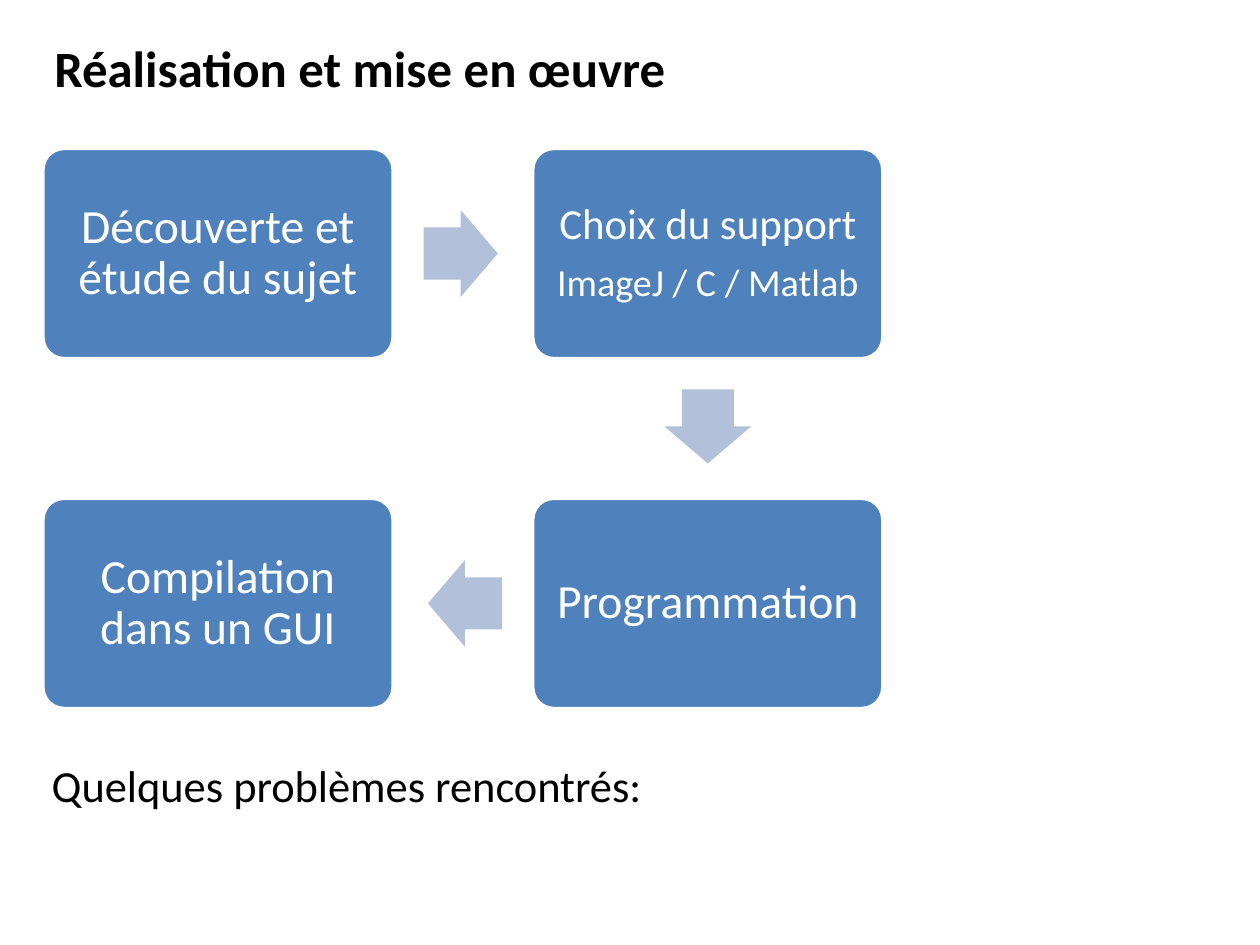
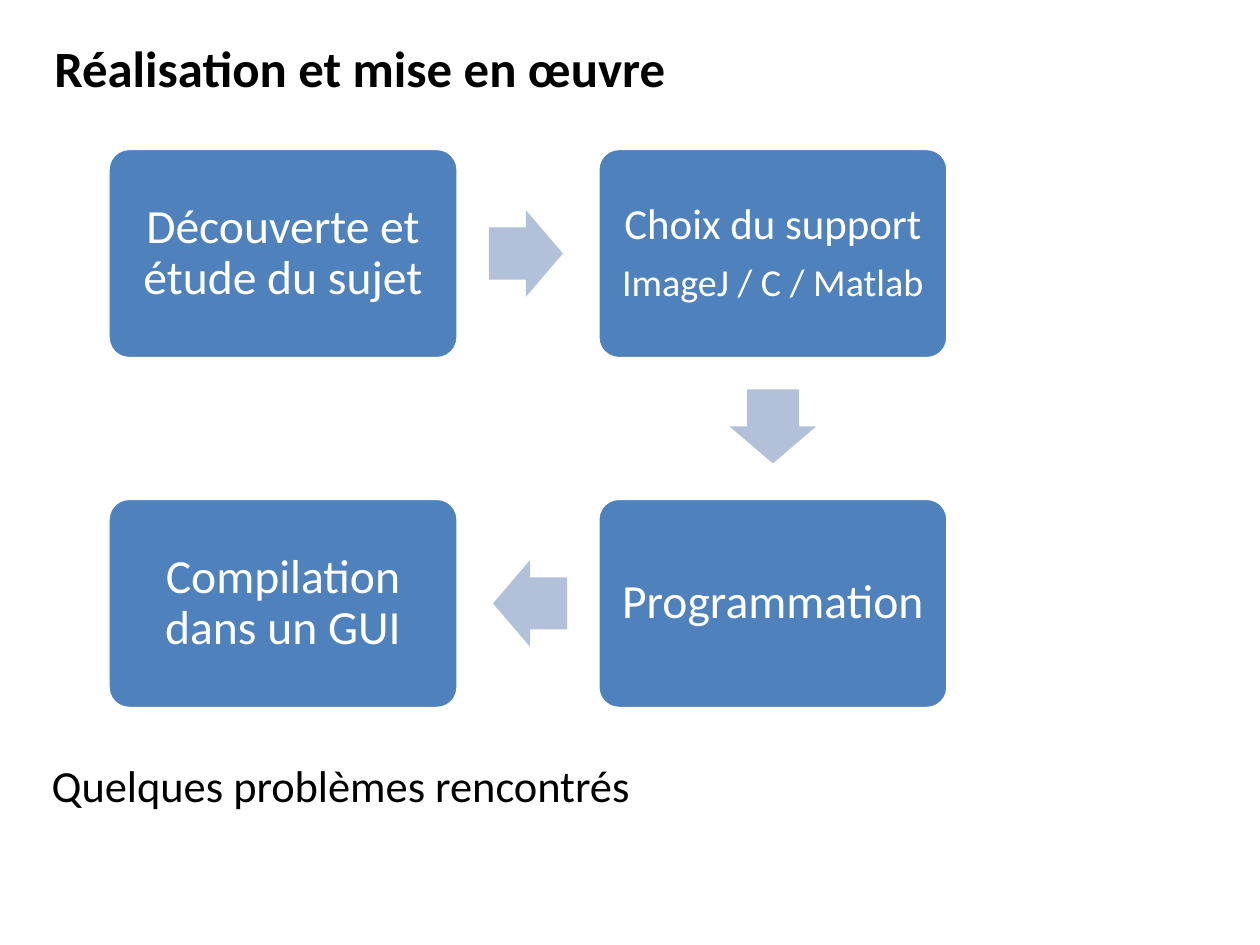
Before and after one commit to AdrienMau/ProjetDeconvolution, a slide deck: slide 15 of CR/CR Projet PA.odp [Réparé].pptx. Drawn at 1260x945 pixels with LibreOffice and Linux fonts; fonts in the diff are those of the drawing. Boxes give left, top, right and bottom in pixels: in the first picture for what was removed or moved away, otherwise in the second. Text is boxed around its words. In the diff, an @@ line names an element or a change of style, - is before the commit and + after.

```diff
--- a/CR/CR Projet PA.odp [Réparé].pptx
+++ b/CR/CR Projet PA.odp [Réparé].pptx
@@ 4 texts, 4 rounded rectangles, 3 right arrows: place and size @@
-4 texts, 4 rounded rectangles, 3 right arrows at bbox=[43, 149, 883, 709]
+4 texts, 4 rounded rectangles, 3 right arrows at bbox=[109, 149, 948, 709]
@@ text at bbox=[52, 771, 629, 810]: text changed @@
-Quelques problèmes rencontrés:
+Quelques problèmes rencontrés
```
Also in this commit, not shown: 1 other slide changed, 3 other files.
